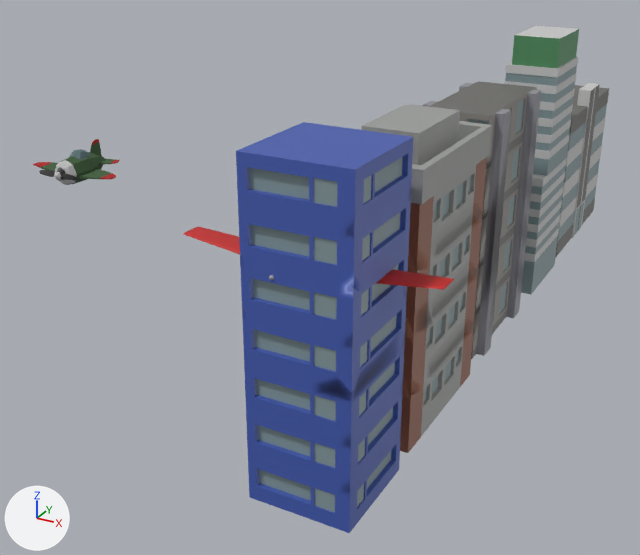
Before and after pictures for a commit that changed the Blender file h-flyer/assets/mooney/mooney.blend.
The view is the same before and after, from a 50 mm lens placed at (21.9, -40.4, 34.4), pointed at (-12.4, 22.0, 3.2). The axes (+X, +Y, +Z) are drawn at lower left. The lights are the same throughout. The older version comes first.

Names of what the first picture shows: 'Building_01_Cube', 'Building_02_Cube.004', 'Building_03_Cube.006', 'Building_04_Cube.003', 'Building_05_Cube.009', 'Canopy', 'Fuselage', 'Highlights', 'Nose', 'Prop_hub', 'Propeller', 'wing', 'wing1'.
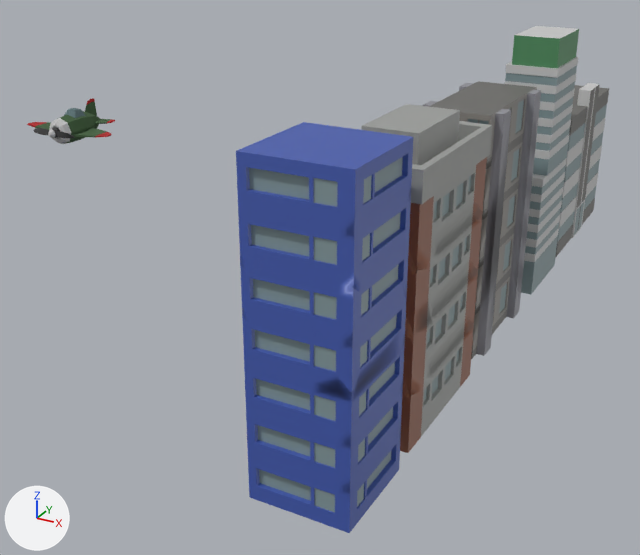
The change, as JSON lines over the scene's bpy script:
```json
{"op": "set", "path": "ob_canopy.location", "old": "(-19.95, 2.55, 17.22)", "new": "(-20.0, 2.55, 20.0)"}
{"op": "set", "path": "ob_fuselage.location", "old": "(-19.95, 2.55, 17.22)", "new": "(-20.0, 2.55, 20.0)"}
{"op": "set", "path": "ob_highlights.location", "old": "(-19.95, 2.55, 17.22)", "new": "(-20.0, 2.55, 20.0)"}
{"op": "set", "path": "ob_nose.location", "old": "(-19.95, 2.55, 17.22)", "new": "(-20.0, 2.55, 20.0)"}
{"op": "set", "path": "ob_prop_hub.location", "old": "(-19.95, 0.75, 17.22)", "new": "(-20.0, 0.75, 20.0)"}
{"op": "set", "path": "ob_propeller.location", "old": "(-19.95, 0.75, 17.22)", "new": "(-20.0, 0.75, 20.0)"}
{"op": "remove", "block": "ob_wing1", "code": ["ob_wing1 = bpy.data.objects.new('wing1', me_wing1_001)", "ob_wing1.parent = ob_mooney_m20", "ob_wing1.location = (1.469, -2.562, -15.59)"]}
{"op": "remove", "block": "ob_wing", "code": ["ob_wing = bpy.data.objects.new('wing', me_wing_001)", "ob_wing.parent = ob_mooney_m20", "ob_wing.location = (1.469, -2.562, -15.59)"]}
```

Boxes [x1, y1, x2, y2] around the edits, measured in the pictures (640 x 555 px):
```json
{"object": "Fuselage", "change": "moved", "before": [41, 142, 115, 185], "after": [35, 102, 112, 144]}
{"object": "wing", "change": "deleted", "before": [376, 269, 454, 290], "on screen": "red"}
{"object": "wing1", "change": "deleted", "before": [183, 227, 240, 255], "on screen": "red"}
{"object": "Nose", "change": "moved", "before": [55, 160, 77, 185], "after": [49, 118, 71, 144]}
{"object": "Propeller", "change": "moved", "before": [39, 169, 80, 181], "after": [33, 128, 74, 139]}
{"object": "Highlights", "change": "moved", "before": [33, 139, 119, 179], "after": [27, 98, 115, 138]}
{"object": "Canopy", "change": "moved", "before": [69, 149, 90, 160], "after": [64, 108, 86, 118]}
{"object": "Prop_hub", "change": "moved", "before": [54, 172, 61, 180], "after": [48, 129, 55, 138]}
```
